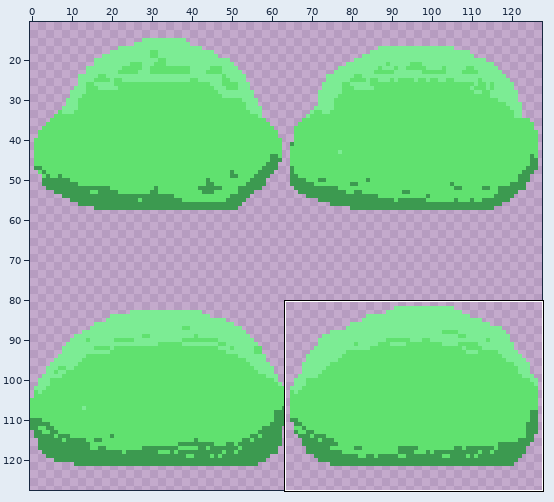
Two states of a sprite sheet, Assets/Art/Enemys/Blobs/Blob_type1_green_64.png. Above, an overview of the earlier version with the close-up marked.
Close-up. Earlier state:
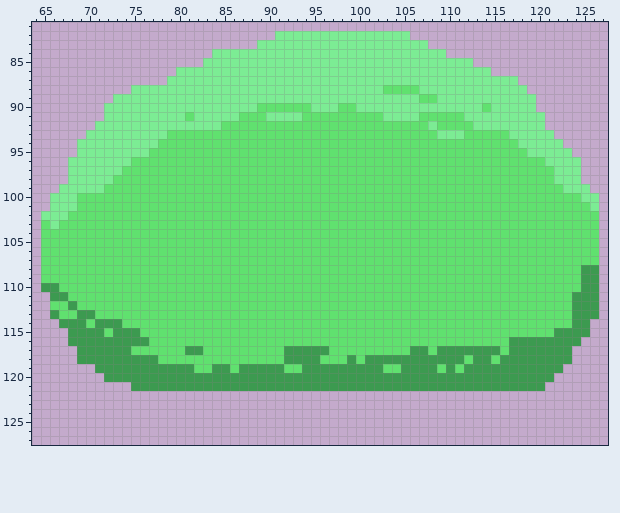
The file is 128x128 pixels. Shown: x 64..127, y 81..127. The wide view leaves out empty margins. The commit also changed other parts of the picture, which this record leaves out.
After:
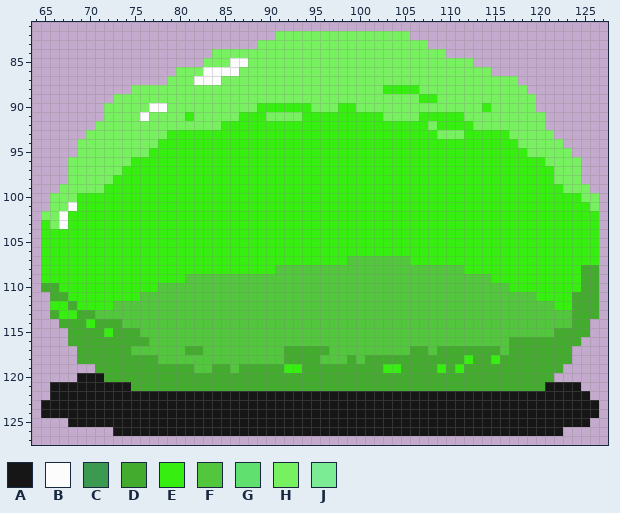
Palette (. is transparent): A #171616  B #fcfcfc  C #3c9a50  D #43ac2f  E #36ef10  F #52c63c  G #60e16f  H #78f160  J #7cec94
Change:
Changed rows in their new state; - is an unchanged pixel.
first column x 65:
 82 --------------------------HHHHHHHHHHHHHHH---------------------
 83 ------------------------HHHHHHHHHHHHHHHHHHH-------------------
 84 -------------------HHHHHHHHHHHHHHHHHHHHHHHHHH-----------------
 85 ------------------HHHBBHHHHHHHHHHHHHHHHHHHHHHHHH--------------
 86 ---------------HHHBBBBHHHHHHHHHHHHHHHHHHHHHHHHHHHH------------
 87 --------------HHHBBBHHHHHHHHHHHHHHHHHHHHHHHHHHHHHHHHH---------
 88 ----------HHHHHHHHHHHHHHHHHHHHHHHHHHHHEEEEHHHHHHHHHHHH--------
 89 --------HHHHHHHHHHHHHHHHHHHHHHHHHHHHHHHHHHEEHHHHHHHHHHH-------
 90 -------HHHHHBBHHHHHHHHHHEEEEEEHHHEEHHHHHHHHHHHHHHEHHHHH-------
 91 -------HHHHBHHHHEHHHHHEEEHHHHEEEEEEEEEHHHHEEEEEHHHHHHHHH------
 92 ------HHHHHHHHHHHHHHEEEEEEEEEEEEEEEEEEEEEEEHEEEEHHHHHHHH------
 93 -----HHHHHHHHHEEEEEEEEEEEEEEEEEEEEEEEEEEEEEEHHHEEEEEHHHHH-----
 94 ----HHHHHHHHHEEEEEEEEEEEEEEEEEEEEEEEEEEEEEEEEEEEEEEEEHHHHH----
 95 ----HHHHHHHHEEEEEEEEEEEEEEEEEEEEEEEEEEEEEEEEEEEEEEEEEEHHHHH---
 96 ---HHHHHHHEEEEEEEEEEEEEEEEEEEEEEEEEEEEEEEEEEEEEEEEEEEEEEHHHH--
 97 ---HHHHHHEEEEEEEEEEEEEEEEEEEEEEEEEEEEEEEEEEEEEEEEEEEEEEEEHHH--
 98 ---HHHHHEEEEEEEEEEEEEEEEEEEEEEEEEEEEEEEEEEEEEEEEEEEEEEEEEHHH--
 99 --HHHHHEEEEEEEEEEEEEEEEEEEEEEEEEEEEEEEEEEEEEEEEEEEEEEEEEEEHHH-
100 -HHHEEEEEEEEEEEEEEEEEEEEEEEEEEEEEEEEEEEEEEEEEEEEEEEEEEEEEEEEHH
101 -HHBEEEEEEEEEEEEEEEEEEEEEEEEEEEEEEEEEEEEEEEEEEEEEEEEEEEEEEEEEH
102 HHBEEEEEEEEEEEEEEEEEEEEEEEEEEEEEEEEEEEEEEEEEEEEEEEEEEEEEEEEEEE
103 EHBEEEEEEEEEEEEEEEEEEEEEEEEEEEEEEEEEEEEEEEEEEEEEEEEEEEEEEEEEEE
104 EEEEEEEEEEEEEEEEEEEEEEEEEEEEEEEEEEEEEEEEEEEEEEEEEEEEEEEEEEEEEE
105 EEEEEEEEEEEEEEEEEEEEEEEEEEEEEEEEEEEEEEEEEEEEEEEEEEEEEEEEEEEEEE
106 EEEEEEEEEEEEEEEEEEEEEEEEEEEEEEEEEEEEEEEEEEEEEEEEEEEEEEEEEEEEEE
107 EEEEEEEEEEEEEEEEEEEEEEEEEEEEEEEEEEFFFFFFFEEEEEEEEEEEEEEEEEEEEE
108 EEEEEEEEEEEEEEEEEEEEEEEEEEFFFFFFFFFFFFFFFFFFFFFEEEEEEEEEEEEEDD
109 EEEEEEEEEEEEEEEEFFFFFFFFFFFFFFFFFFFFFFFFFFFFFFFFFFEEEEEEEEEEDD
110 DDEEEEEEEEEEEFFFFFFFFFFFFFFFFFFFFFFFFFFFFFFFFFFFFFFFEEEEEEEEDD
111 -DDEEEEEEEEFFFFFFFFFFFFFFFFFFFFFFFFFFFFFFFFFFFFFFFFFFFFEEEEDDD
112 -EEDEEEEFFFFFFFFFFFFFFFFFFFFFFFFFFFFFFFFFFFFFFFFFFFFFFFFFEEDDD
113 -DEEDDFFFFFFFFFFFFFFFFFFFFFFFFFFFFFFFFFFFFFFFFFFFFFFFFFFFFFDDD
114 --DDDEDDDFFFFFFFFFFFFFFFFFFFFFFFFFFFFFFFFFFFFFFFFFFFFFFFFFFDD-
115 ---DDDDEDDDFFFFFFFFFFFFFFFFFFFFFFFFFFFFFFFFFFFFFFFFFFFFFFDDDD-
116 ---DDDDDDDDDFFFFFFFFFFFFFFFFFFFFFFFFFFFFFFFFFFFFFFFFDDDDDDDD--
117 ----DDDDDDFFFFFFDDFFFFFFFFFDDDDDFFFFFFFFFDDFDDDDDDDFDDDDDDD---
118 ----DDDDDDDDDFFFFFFFFFFFFFFDDDDFFFDFDDDDDDDDDDDEDDEDDDDDDDD---
119 ------DDDDDDDDDDDFFDDFDDDDDEEDDDDDDDDDEEDDDDEDEDDDDDDDDDDD----
120 ----AAADDDDDDDDDDDDDDDDDDDDDDDDDDDDDDDDDDDDDDDDDDDDDDDDDD-----
121 -AAAAAAAAADDDDDDDDDDDDDDDDDDDDDDDDDDDDDDDDDDDDDDDDDDDDDDAAAA--
122 -AAAAAAAAAAAAAAAAAAAAAAAAAAAAAAAAAAAAAAAAAAAAAAAAAAAAAAAAAAAA-
123 AAAAAAAAAAAAAAAAAAAAAAAAAAAAAAAAAAAAAAAAAAAAAAAAAAAAAAAAAAAAAA
124 AAAAAAAAAAAAAAAAAAAAAAAAAAAAAAAAAAAAAAAAAAAAAAAAAAAAAAAAAAAAAA
125 ---AAAAAAAAAAAAAAAAAAAAAAAAAAAAAAAAAAAAAAAAAAAAAAAAAAAAAAAAAA-
126 --------AAAAAAAAAAAAAAAAAAAAAAAAAAAAAAAAAAAAAAAAAAAAAAAAAA----
